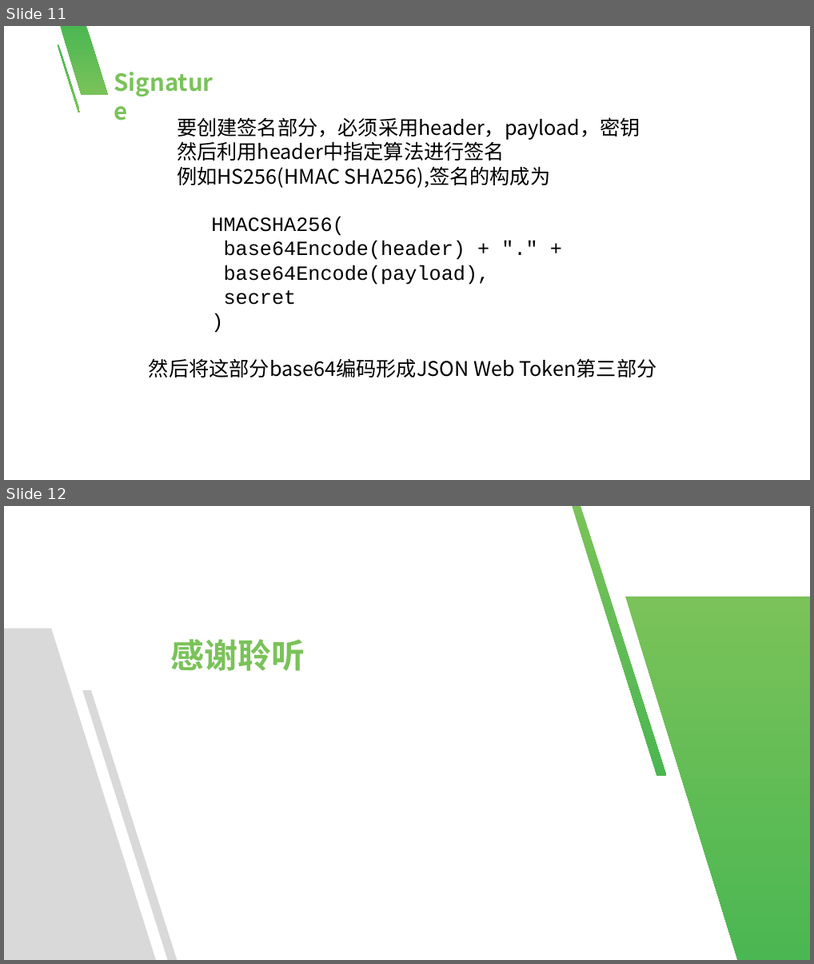
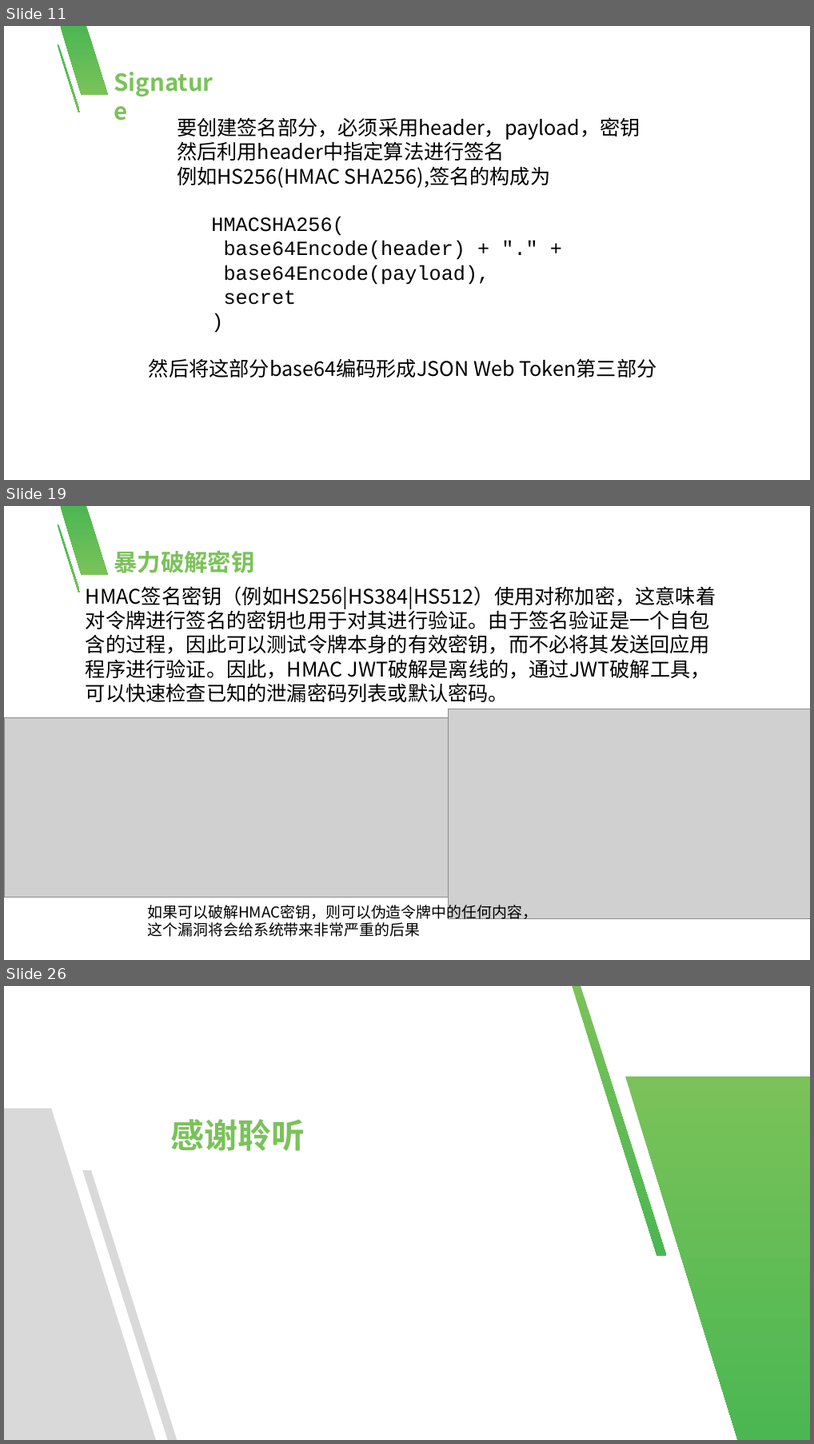
Before and after one commit to xikong-mubai/check_test, a slide deck: web/JWT.pptx. Shown one above the other, each under a label of ours: slides 11 and 12 before the commit, slides 11, 19 and 26 after it; the slides between them are not shown. The pictures are 814x964 and 814x1444 pixels, drawn with LibreOffice and Linux fonts; fonts in the diff are those of the drawing; grey boxes stand for pictures; background and template pictures are left out. Boxes give left, top, right and bottom in pixels: in the first picture for what was removed or moved away, otherwise in the second. Text is boxed around its words. In the diff, an @@ line names an element or a change of style, - is before the commit and + after.

```diff
--- a/web/JWT.pptx
+++ b/web/JWT.pptx
@@ slide 19 added at bbox=[4, 506, 810, 960], background #FFFFFF; not listed: 2 template elements that a slide beside it also shows @@
@@ text added at bbox=[114, 550, 255, 573], 28 pt, text #7AC259, bold @@
+暴力破解密钥
@@ text added at bbox=[86, 586, 716, 702], 24 pt, text #000000 @@
+HMAC签名密钥（例如HS256|HS384|HS512）使用对称加密，这意味着对令牌进行签名的密钥也用于对其进行验证。由于签名验证是一个自包含的过程，因此可以测试令牌本身的有效密钥，而不必将其发送回应用程序进行验证。因此，HMAC JWT破解是离线的，通过JWT破解工具，可以快速检查已知的泄漏密码列表或默认密码。
@@ picture added at bbox=[4, 718, 470, 896] @@
@@ picture added at bbox=[449, 709, 810, 919] @@
@@ text added at bbox=[148, 901, 538, 936], 18 pt, text #000000 @@
+如果可以破解HMAC密钥，则可以伪造令牌中的任何内容，这个漏洞将会给系统带来非常严重的后果
@@ what was slide 12 is now slide 26 @@
```
Also in this commit, not shown: 13 other slides added.
